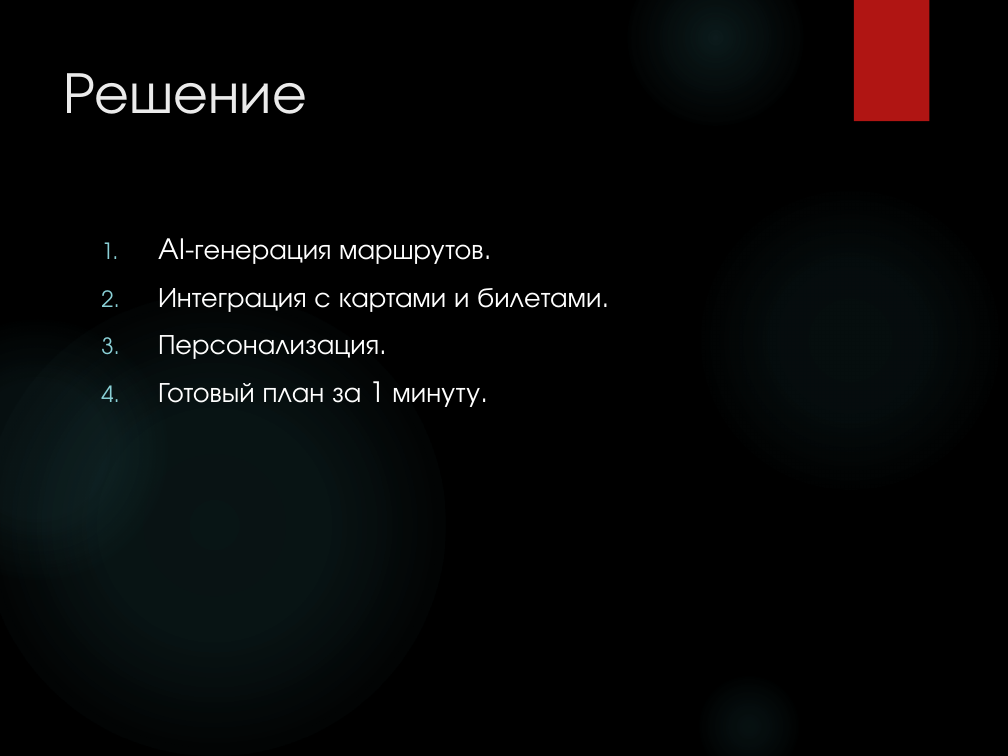
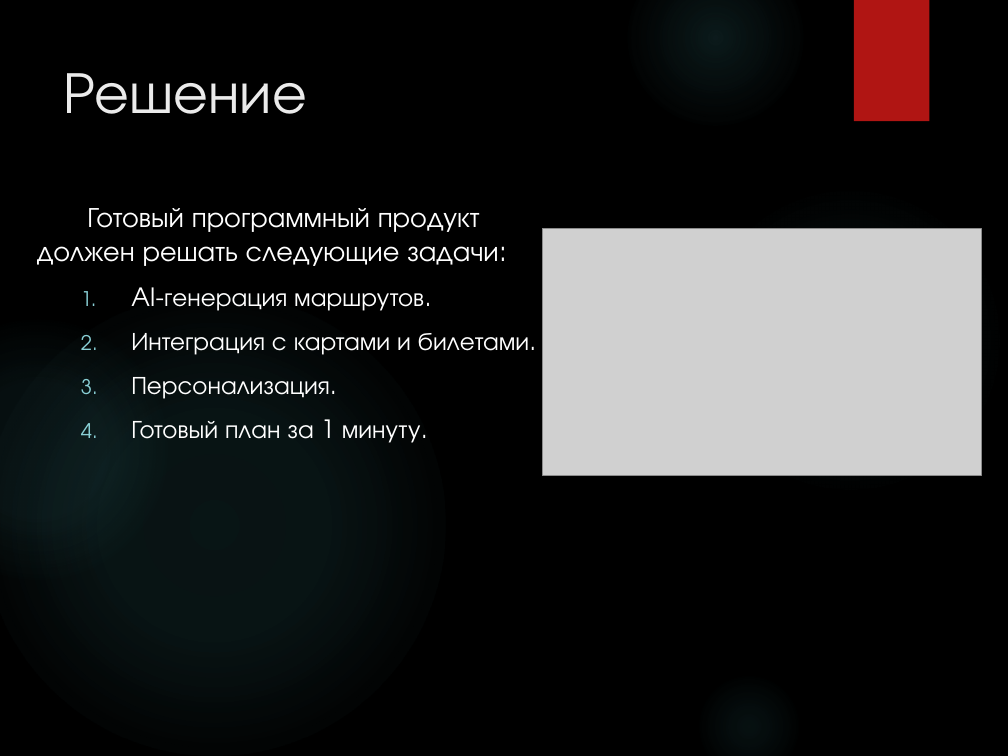
Before and after one commit to RAdKuzur/ASU, a slide deck: slide 4 of Управление IT-сервисами (Кузнецова)/Практическая 2.pptx. Drawn at 1008x756 pixels with LibreOffice and Linux fonts; fonts in the diff are those of the drawing; grey boxes stand for pictures; background and template pictures are left out. Boxes give left, top, right and bottom in pixels: in the first picture for what was removed or moved away, otherwise in the second. Text is boxed around its words. In the diff, an @@ line names an element or a change of style, - is before the commit and + after.

```diff
--- a/Управление IT-сервисами (Кузнецова)/Практическая 2.pptx
+++ b/Управление IT-сервисами (Кузнецова)/Практическая 2.pptx
@@ text "Готовый программный продукт должен решать ..." moved from (x1=158, y1=238, x2=601, y2=407) to (x1=37, y1=208, x2=529, y2=443) @@
@@ text at (x1=37, y1=208, x2=499, y2=266): paragraph added @@
+Готовый программный продукт должен решать следующие задачи:
@@ picture added at (x1=542, y1=229, x2=981, y2=476) @@
@@ text at (x1=131, y1=287, x2=529, y2=443): size 20 to 18 pt in "AI-генерация маршрутов.", "Интеграция с картами и билетами.", "Персонализация.", "Готовый план за 1 минуту."; list level 1 to 2 in "AI-генерация маршрутов."; list level 1 to 2 in "Интеграция с картами и билетами."; list level 1 to 2 in "Персонализация."; list level 1 to 2 in "Готовый план за 1 минуту." @@
```
Also in this commit, not shown: 4 other slides changed, 1 slide added, 4 other files.
